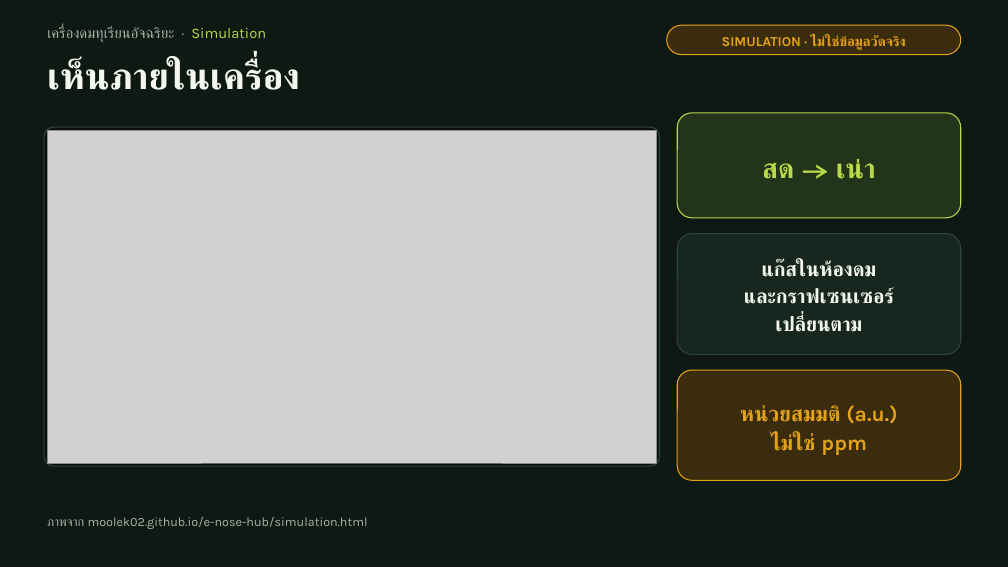
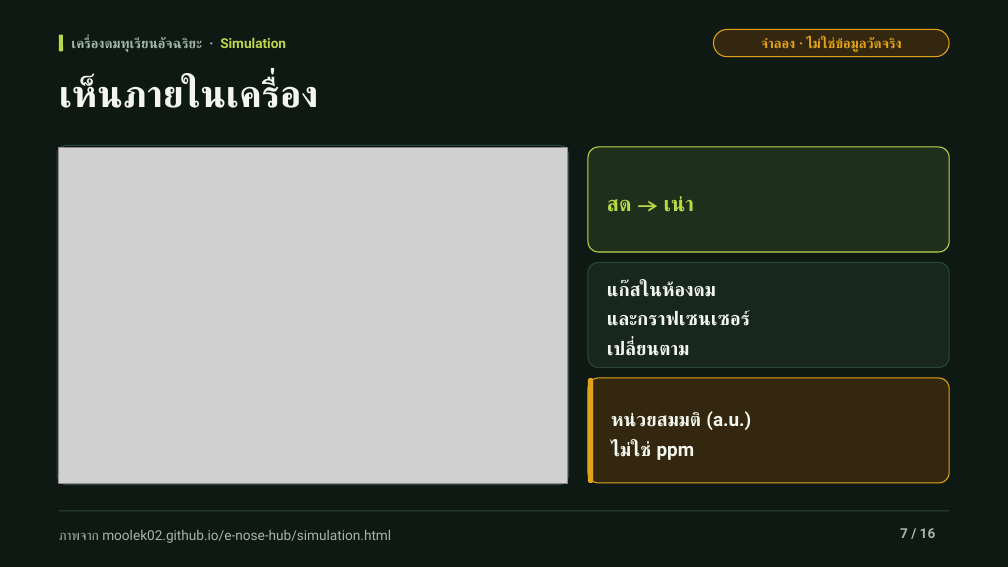
Before and after one commit to moolek02/e-nose-hub, a slide deck: slide 7 of docs/e-nose-pitch-deck-v2.pptx. Drawn at 1008x567 pixels with LibreOffice and Linux fonts; fonts in the diff are those of the drawing; grey boxes stand for pictures. Boxes give left, top, right and bottom in pixels: in the first picture for what was removed or moved away, otherwise in the second. Text is boxed around its words. In the diff, an @@ line names an element or a change of style, - is before the commit and + after.

```diff
--- a/docs/e-nose-pitch-deck-v2.pptx
+++ b/docs/e-nose-pitch-deck-v2.pptx
@@ rounded rectangle: place and size @@
-rounded rectangle at [667, 25, 961, 54]
+rounded rectangle at [714, 29, 950, 57]
@@ rounded rectangle at [714, 29, 950, 57]: fill #3A2C0C to #33280F @@
@@ rounded rectangle added at [59, 35, 64, 51], fill #B9D84A @@
@@ text "เครื่องดมทุเรียนอัจฉริยะ · Simulation": place and size @@
-text "เครื่องดมทุเรียนอัจฉริยะ · Simulation" at [47, 26, 266, 42]
+text "เครื่องดมทุเรียนอัจฉริยะ · Simulation" at [71, 37, 286, 52]
@@ text "เครื่องดมทุเรียนอัจฉริยะ · Simulation" at [71, 37, 286, 52]: size 14 to 13 pt, font Karla to Roboto, bold on; line spacing 1.15 to 1; vertical alignment top to middle @@
@@ text at [761, 37, 902, 52]: text changed; font Karla to Roboto @@
-SIMULATION · ไม่ใช่ข้อมูลวัดจริง
+จำลอง · ไม่ใช่ข้อมูลวัดจริง
@@ text "เห็นภายในเครื่อง": place and size @@
-text "เห็นภายในเครื่อง" at [47, 60, 300, 90]
+text "เห็นภายในเครื่อง" at [59, 78, 318, 108]
@@ text "เห็นภายในเครื่อง" at [59, 78, 318, 108]: size 35 to 36 pt, font Karla to Roboto; vertical alignment top to middle @@
@@ rounded rectangle: place and size @@
-rounded rectangle at [44, 127, 659, 467]
+rounded rectangle at [57, 145, 569, 485]
@@ rounded rectangle at [57, 145, 569, 485]: proportions changed @@
@@ picture: place and size @@
-picture at [47, 130, 656, 463]
+picture at [59, 147, 567, 482]
@@ rounded rectangle: place and size @@
-rounded rectangle at [678, 113, 961, 218]
+rounded rectangle at [588, 147, 950, 252]
@@ rounded rectangle at [588, 147, 950, 252]: fill #22351A to #1E301B; proportions changed @@
@@ text "สด → เน่า": place and size @@
-text "สด → เน่า" at [762, 159, 876, 179]
+text "สด → เน่า" at [607, 196, 695, 212]
@@ text "สด → เน่า" at [607, 196, 695, 212]: size 26 to 20 pt, font Karla to Roboto; alignment centre to left; line spacing 1.15 to 1.3 @@
@@ rounded rectangle at [588, 262, 950, 368]: proportions changed @@
@@ rounded rectangle: place and size @@
-rounded rectangle at [678, 234, 961, 355]
+rounded rectangle at [588, 262, 950, 368]
@@ text "แก๊สในห้องดม": place and size @@
-text "แก๊สในห้องดม" at [744, 260, 894, 332]
+text "แก๊สในห้องดม" at [607, 281, 750, 356]
@@ text "แก๊สในห้องดม" at [607, 281, 750, 356]: size 19 to 18 pt, font Karla to Roboto; alignment centre to left; line spacing 1.15 to 1.3 @@
@@ rounded rectangle: place and size @@
-rounded rectangle at [678, 371, 961, 481]
+rounded rectangle at [588, 378, 950, 483]
@@ rounded rectangle at [588, 378, 950, 483]: fill #3A2C0C to #33280F; proportions changed @@
@@ rounded rectangle added at [588, 378, 594, 483], fill #E3A21A @@
@@ text "หน่วยสมมติ (a.u.)": place and size @@
-text "หน่วยสมมติ (a.u.)" at [740, 405, 897, 455]
+text "หน่วยสมมติ (a.u.)" at [611, 411, 751, 460]
@@ text "หน่วยสมมติ (a.u.)" at [611, 411, 751, 460]: size 20 to 18 pt, font Karla to Roboto, text colour #E3A21A to #F2F6EE; alignment centre to left; line spacing 1.15 to 1.3 @@
@@ text "ภาพจาก moolek02.github.io/e-nose-hub/simulation.html": place and size @@
-text "ภาพจาก moolek02.github.io/e-nose-hub/simulation.html" at [47, 517, 368, 529]
+text "ภาพจาก moolek02.github.io/e-nose-hub/simulation.html" at [59, 530, 391, 543]
@@ text "ภาพจาก moolek02.github.io/e-nose-hub/simulation.html" at [59, 530, 391, 543]: size 12 to 13 pt, font Karla to Roboto; vertical alignment top to middle @@
@@ rounded rectangle added at [59, 510, 950, 511], fill #2C4639 @@
@@ text added at [900, 528, 936, 538], 13 pt, text #A3B6AA, bold @@
+7 / 16
```
Also in this commit, not shown: 15 other slides changed, 8 other files.
